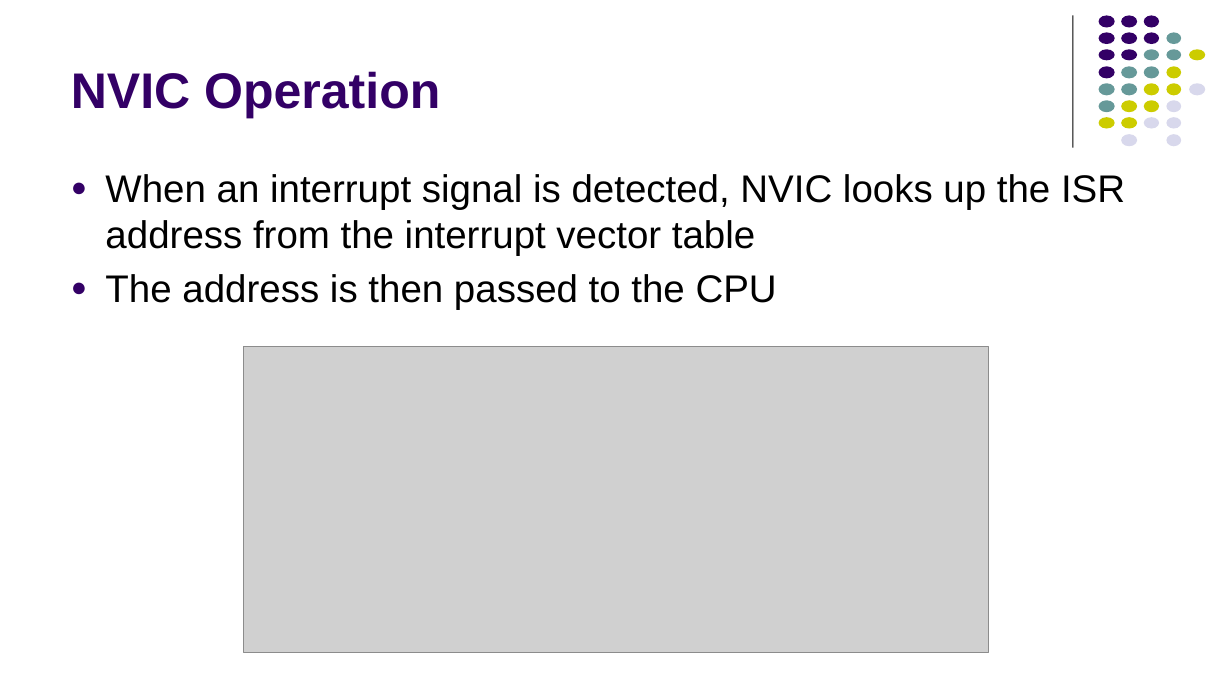
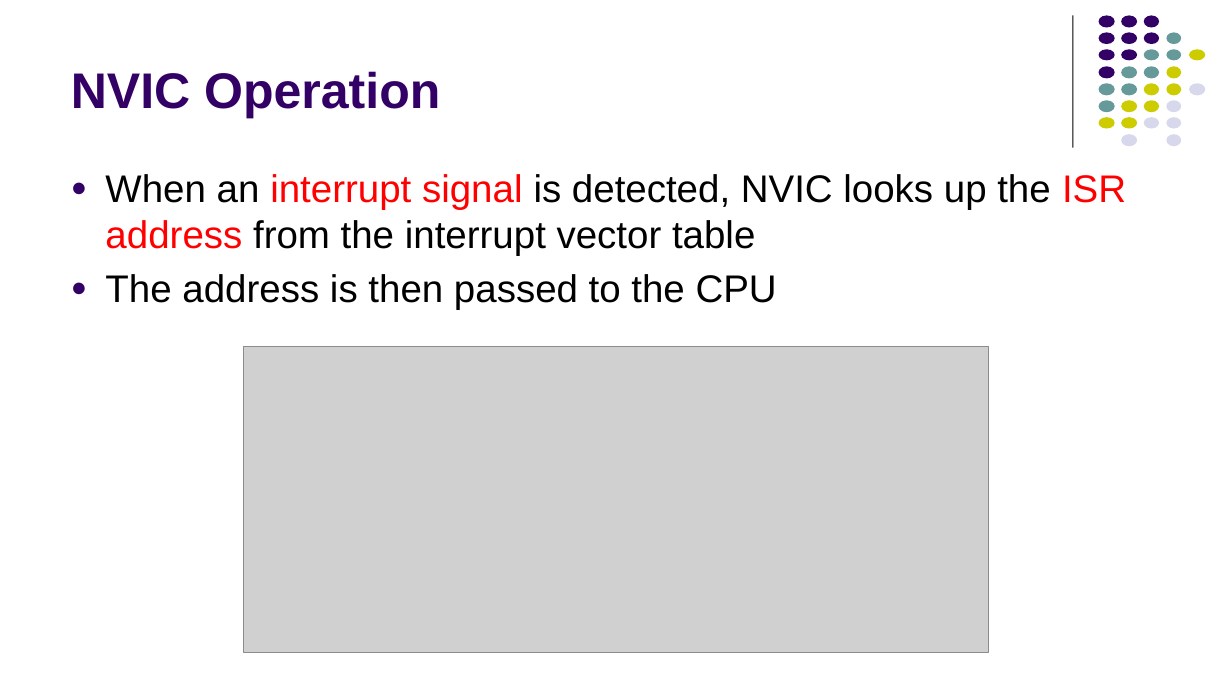
Before and after one commit to kmtekvn/hitech_stm32_basic, a slide deck: slide 17 of 04. Slides/04. TIMER/Interrupt.pptx. Drawn at 1232x693 pixels with LibreOffice and Linux fonts; fonts in the diff are those of the drawing; grey boxes stand for pictures. Boxes give left, top, right and bottom in pixels: in the first picture for what was removed or moved away, otherwise in the second. Text is boxed around its words. In the diff, an @@ line names an element or a change of style, - is before the commit and + after.

```diff
--- a/04. Slides/04. TIMER/Interrupt.pptx
+++ b/04. Slides/04. TIMER/Interrupt.pptx
@@ text at (x1=105, y1=174, x2=1126, y2=256): text colour #000000 to #FF0000 in "interrupt signal ISR address" @@
```
Also in this commit, not shown: 6 other slides changed, 1 slide added.
